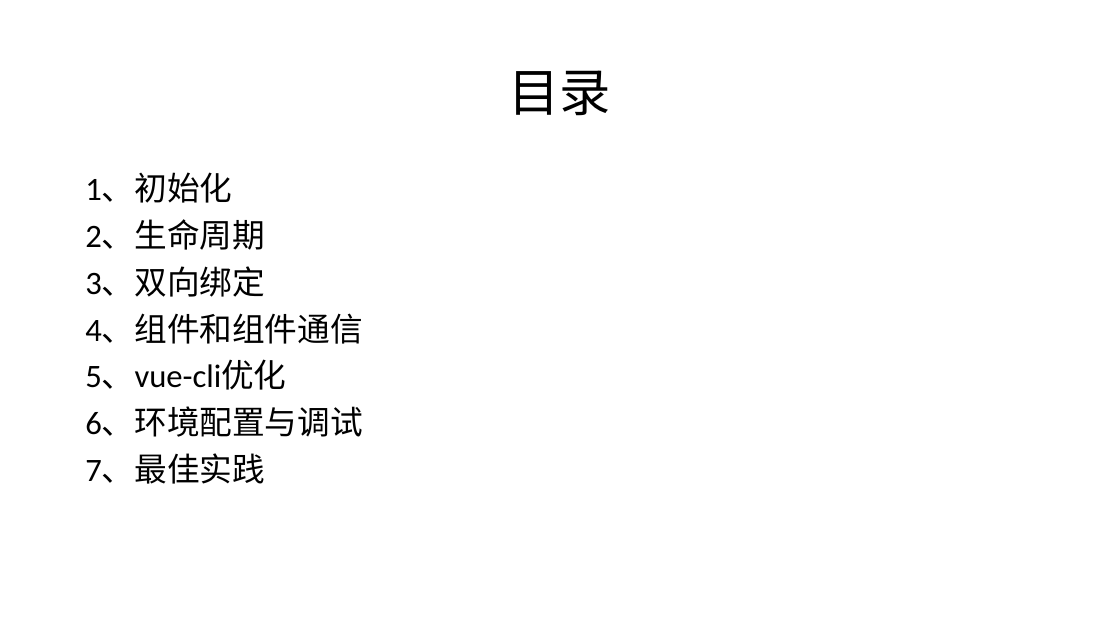
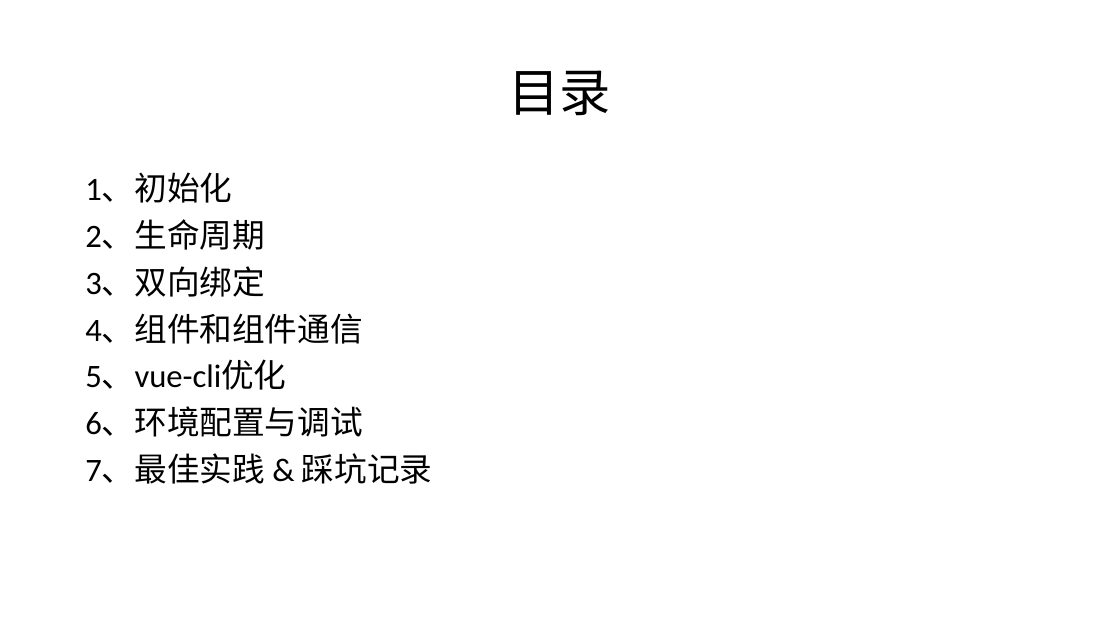
Before and after one commit to liwenxin-jam/vuecli3-starter, a slide deck: slide 2 of doc/vue.pptx. Drawn at 1120x630 pixels with LibreOffice and Linux fonts; fonts in the diff are those of the drawing. Boxes give left, top, right and bottom in pixels: in the first picture for what was removed or moved away, otherwise in the second. Text is boxed around its words. In the diff, an @@ line names an element or a change of style, - is before the commit and + after.

```diff
--- a/doc/vue.pptx
+++ b/doc/vue.pptx
@@ text at (85,453,433,484): text changed @@
-7、最佳实践
+7、最佳实践 & 踩坑记录
```
Also in this commit, not shown: 2 other slides changed, 5 slides added, 5 other files.
